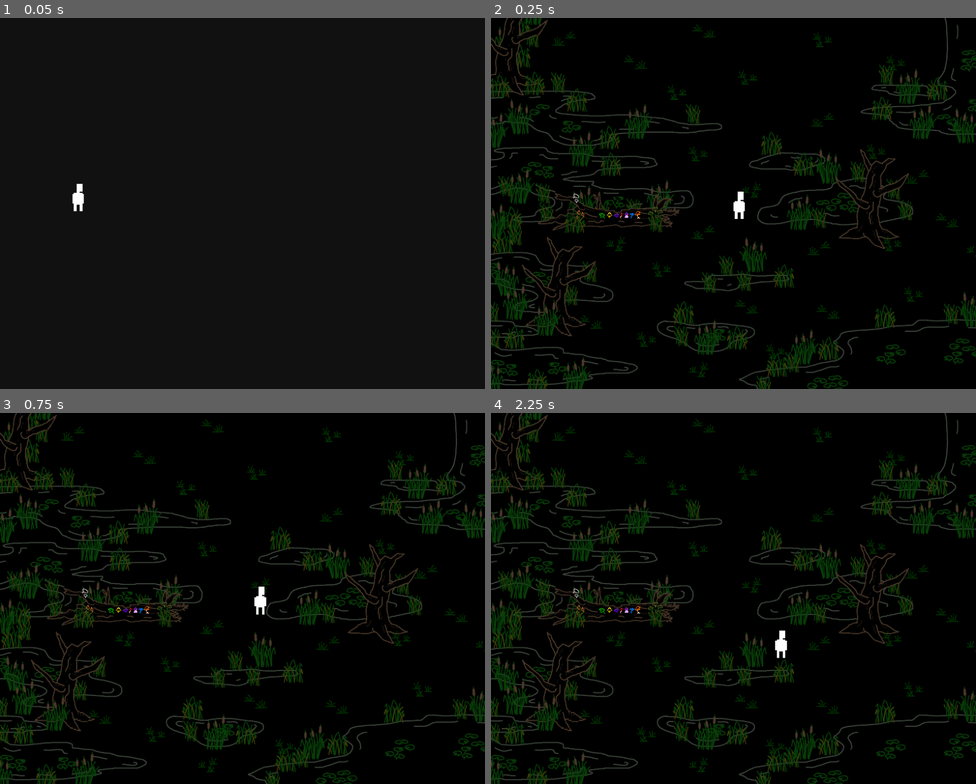
Above: before the commit, frames 1-4 (two rows, left to right).
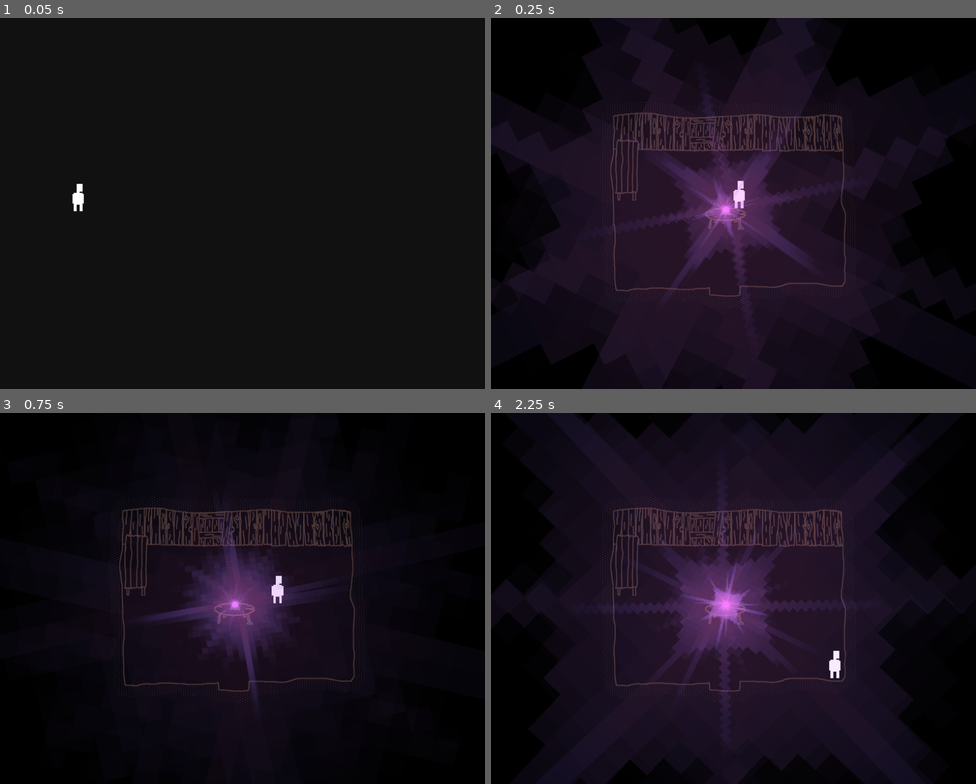
Above: after the commit, the same moments.

Repository: jschnurer/isle-of-lost-souls-godot
Game: Godot game, scene res://src/scenes/splash/splash_screens.tscn
Two runs of this game, one before a commit and one after it. Both use one fixed random seed, a clock stepped at 60 frames per second and the inputs below.
Inputs:
- Up to frame 1 (0.05 s): no input
- Up to frame 2 (0.25 s): no input
- Up to frame 3 (0.75 s): tap Enter (ui_accept) at 0.5 s; hold Right (ui_right) from 0.53 s (still down)
- Up to frame 4 (2.25 s): tap Enter (ui_accept) at 0.77, 1.52 s; release Right (ui_right) at 1.28 s; hold Down (ui_down) 1.28-2.03 s; hold Right (ui_right) from 2.03 s (still down)

Frame 1 is identical in both runs. In frame 2, 56% of the frame differs, in the area x 0-100%, y 0-100%; in frame 3, 31%; in frame 4, 67%.

Commit message:
added hut interior (WIP) and sparkle effects

Diff:
--- a/src/debug.gd
+++ b/src/debug.gd
@@ -25,7 +25,7 @@
 	SignalBus.toggle_player.emit(args)
 
 	var tele_args = TeleportArgs.new()
-	tele_args.to_scene = Enums.Scenes.SWAMP_TOPPLED_LOG
+	tele_args.to_scene = Enums.Scenes.SWAMP_HUT_INTERIOR
 	tele_args.to_location = Vector2(417, 338)
 	SignalBus.transfer_player_to_scene.emit(tele_args)
 
--- a/src/enums/enums.gd
+++ b/src/enums/enums.gd
@@ -321,7 +321,7 @@
 	Scenes.SWAMP_DEAD_TREE: "res://src/scenes/swamp/dead_tree/dead_tree.tscn",
 	Scenes.SWAMP_DRY_TRAIL: "res://src/scenes/swamp/",
 	Scenes.SWAMP_FOREST_ENTRANCE: "res://src/scenes/swamp/near_forest/near_forest.tscn",
-	Scenes.SWAMP_HUT_INTERIOR: "res://src/scenes/swamp/",
+	Scenes.SWAMP_HUT_INTERIOR: "res://src/scenes/swamp/hut_interior/hut_interior.tscn",
 	Scenes.SWAMP_HUT_EXTERIOR: "res://src/scenes/swamp/hut_exterior/hut_exterior.tscn",
 	Scenes.SWAMP_MAMMOTH_SKULL: "res://src/scenes/swamp/muck_skull/muck_skull.tscn",
 	Scenes.SWAMP_MOSQUITO_SPAWN: "res://src/scenes/swamp/mosquito_spawn/mosquito_spawn.tscn",
--- a/src/scenes/objects/sparkle/sparkle.gd
+++ b/src/scenes/objects/sparkle/sparkle.gd
@@ -1,23 +1,34 @@
 @tool
 extends Node2D
 
-enum SparkleVariations { BLUE1, BLUE2 }
+@onready var anim_sprite1: AnimatedSprite2D = $Sprite1
+@onready var anim_sprite2: AnimatedSprite2D = $Sprite2
+@export var rotate_speed: float = 0
+@export var throb_speed: float = 0
+@export var min_opacity: float = .15
+@export var max_opacity: float = .8
+var throb_direction = -1
 
-@onready var anim_sprite: AnimatedSprite2D = $AnimatedSprite2D
+func _process(delta: float):
+	if (rotate_speed != 0):
+		var change = delta * rotate_speed
+		update_rot(anim_sprite1, change)
+		update_rot(anim_sprite2, -change)
+	if (throb_speed != 0):
+		update_throb(delta)
 
-var _variation: SparkleVariations = SparkleVariations.BLUE1
-@export var variation: SparkleVariations:
-	get:
-		return _variation
-	set(value):
-		_variation = value
-		update_anim_sprite()
+func update_rot(node, change_amt):
+	node.rotation_degrees += change_amt
+	if (node.rotation_degrees < -360):
+		node.rotation_degrees += 360
+	elif (node.rotation_degrees > 360):
+		node.rotation_degrees -= 360
 
-func _ready():
-	update_anim_sprite()
+func update_throb(delta: float):
+	var new_mod = clampf(modulate.a + (throb_direction * delta * throb_speed), min_opacity, max_opacity)
+	modulate = Color(modulate.r, modulate.g, modulate.b, new_mod)
 
-func update_anim_sprite():
-	if (_variation == SparkleVariations.BLUE1):
-		anim_sprite.play("blue1")
-	elif (_variation == SparkleVariations.BLUE2):
-		anim_sprite.play("blue2")
+	if (new_mod <= min_opacity):
+		throb_direction *= -1
+	elif (new_mod >= max_opacity):
+		throb_direction *= -1
--- a/src/scenes/objects/sparkle/sparkle.tscn
+++ b/src/scenes/objects/sparkle/sparkle.tscn
@@ -70,15 +70,28 @@
 }],
 "loop": true,
 "name": &"blue2",
-"speed": 5.0
+"speed": 4.0
 }]
 
 [node name="Sparkle" type="Node2D"]
+process_mode = 3
+modulate = Color(1, 1, 1, 0.610182)
 script = ExtResource("1_ycn1w")
+rotate_speed = 60.0
+throb_speed = 0.5
 
-[node name="AnimatedSprite2D" type="AnimatedSprite2D" parent="."]
+[node name="Sprite1" type="AnimatedSprite2D" parent="."]
 process_mode = 3
+rotation = 0.236497
 sprite_frames = SubResource("SpriteFrames_vu8yp")
 animation = &"blue1"
 autoplay = "blue1"
-frame_progress = 0.488715
+frame_progress = 0.793236
+
+[node name="Sprite2" type="AnimatedSprite2D" parent="."]
+process_mode = 3
+rotation = -0.236497
+sprite_frames = SubResource("SpriteFrames_vu8yp")
+animation = &"blue2"
+autoplay = "blue2"
+frame_progress = 0.867214
--- a/src/scenes/swamp/hut_exterior/hut_exterior.tscn
+++ b/src/scenes/swamp/hut_exterior/hut_exterior.tscn
@@ -44,7 +44,7 @@
 metadata/_edit_use_anchors_ = true
 metadata/_edit_lock_ = true
 
-[node name="ToHutExterior" parent="." instance=ExtResource("5_ulp8o")]
+[node name="ToBubblingMuck" parent="." instance=ExtResource("5_ulp8o")]
 position = Vector2(815, 305)
 to_scene = "SWAMP_BUBBLING_MUCK"
 scene_name_valid = true
--- a/src/scenes/swamp/hut_exterior/interactables/hut_door.gd
+++ b/src/scenes/swamp/hut_exterior/interactables/hut_door.gd
@@ -8,4 +8,8 @@
 
 func interact():
 	await Utility.msg("Swamp.Hut_Exterior.Hut_Interact")
-	# TODO: GO INSIDE HUT
+
+	var args = TeleportArgs.new()
+	args.to_scene = Enums.Scenes.SWAMP_HUT_INTERIOR
+	args.to_location = Vector2(396, 443)
+	SignalBus.transfer_player_to_scene.emit(args)
--- /dev/null
+++ b/src/scenes/swamp/hut_interior/hut_interior.tscn
@@ -0,0 +1,152 @@
+[gd_scene load_steps=15 format=3 uid="uid://bcnc5e7cq5hi"]
+
+[ext_resource type="PackedScene" uid="uid://bvkkaqn8jtrg4" path="res://src/scenes/SceneBG.tscn" id="1_wmmeh"]
+[ext_resource type="Texture2D" uid="uid://lg3onsaxqa8u" path="res://art/backgrounds/swamp/Hut Interior.png" id="2_0j0vb"]
+[ext_resource type="Texture2D" uid="uid://ocs0re7n6nms" path="res://art/backgrounds/swamp/Hut Interior Collision.png" id="3_k1ybs"]
+[ext_resource type="PackedScene" uid="uid://3htidhrfkm8j" path="res://src/events/teleporter/Teleporter.tscn" id="4_v7v7m"]
+[ext_resource type="Texture2D" uid="uid://clobw04fsiabh" path="res://art/actors/hut_table2.png" id="5_0rxo4"]
+[ext_resource type="Script" path="res://src/scenes/swamp/hut_interior/interactables/table.gd" id="5_fjk8p"]
+[ext_resource type="Texture2D" uid="uid://d2co7sf8ivuq8" path="res://art/actors/hut_table.png" id="6_ibpsj"]
+[ext_resource type="PackedScene" uid="uid://jq86y8xhq3cm" path="res://src/events/game_event/game_event.tscn" id="6_v1hcq"]
+[ext_resource type="Script" path="res://src/scenes/swamp/hut_interior/interactables/crystal_ball.gd" id="9_aywr0"]
+[ext_resource type="Texture2D" uid="uid://g73xxdyio15d" path="res://art/actors/hut_crystal_ball.png" id="9_n1ox0"]
+[ext_resource type="PackedScene" uid="uid://b4030ratk3mbj" path="res://src/scenes/objects/sparkle/sparkle.tscn" id="10_vjorn"]
+
+[sub_resource type="RectangleShape2D" id="RectangleShape2D_7k4qw"]
+size = Vector2(100, 20)
+
+[sub_resource type="RectangleShape2D" id="RectangleShape2D_8vlt0"]
+size = Vector2(40, 104)
+
+[sub_resource type="RectangleShape2D" id="RectangleShape2D_d7k81"]
+size = Vector2(19, 42)
+
+[node name="HutInterior" type="Node2D"]
+y_sort_enabled = true
+metadata/_edit_lock_ = true
+
+[node name="SceneBG" parent="." instance=ExtResource("1_wmmeh")]
+y_sort_enabled = true
+texture = ExtResource("2_0j0vb")
+scene = 83
+area = 6
+bg_images = Array[Texture2D]([ExtResource("2_0j0vb")])
+collision_image = ExtResource("3_k1ybs")
+hide_collider = true
+metadata/_edit_lock_ = true
+
+[node name="ToHutExterior" parent="." instance=ExtResource("4_v7v7m")]
+position = Vector2(397, 471)
+to_scene = "SWAMP_HUT_EXTERIOR"
+scene_name_valid = true
+event_area = SubResource("RectangleShape2D_7k4qw")
+to_location = Vector2(335, 270)
+metadata/_edit_lock_ = true
+
+[node name="Table" type="Node2D" parent="."]
+position = Vector2(228, 255)
+script = ExtResource("5_fjk8p")
+
+[node name="Sprite2D" type="Sprite2D" parent="Table"]
+texture = ExtResource("5_0rxo4")
+metadata/_edit_lock_ = true
+
+[node name="StaticBody2D" type="StaticBody2D" parent="Table"]
+metadata/_edit_lock_ = true
+
+[node name="CollisionShape2D" type="CollisionShape2D" parent="Table/StaticBody2D"]
+position = Vector2(0, 1)
+shape = SubResource("RectangleShape2D_8vlt0")
+metadata/_edit_lock_ = true
+
+[node name="GameEvent" parent="Table" instance=ExtResource("6_v1hcq")]
+metadata/_edit_lock_ = true
+
+[node name="CollisionShape2D2" type="CollisionShape2D" parent="Table/GameEvent"]
+position = Vector2(0, 1)
+shape = SubResource("RectangleShape2D_8vlt0")
+metadata/_edit_lock_ = true
+
+[node name="RoundTable" type="Node2D" parent="."]
+y_sort_enabled = true
+position = Vector2(395, 337)
+script = ExtResource("5_fjk8p")
+
+[node name="Sprite2D" type="Sprite2D" parent="RoundTable"]
+y_sort_enabled = true
+texture = ExtResource("6_ibpsj")
+
+[node name="StaticBody2D" type="StaticBody2D" parent="RoundTable"]
+y_sort_enabled = true
+
+[node name="CollisionPolygon2D" type="CollisionPolygon2D" parent="RoundTable/StaticBody2D"]
+y_sort_enabled = true
+polygon = PackedVector2Array(-36, -9, -34, 17, -20, 20, 0, 22, 19, 21, 34, 17, 35, -9, 24, -14, -27, -14)
+
+[node name="GameEvent" parent="RoundTable" instance=ExtResource("6_v1hcq")]
+y_sort_enabled = true
+position = Vector2(-395, -337)
+
+[node name="CollisionPolygon2D2" type="CollisionPolygon2D" parent="RoundTable/GameEvent"]
+y_sort_enabled = true
+position = Vector2(395, 337)
+polygon = PackedVector2Array(-36, -9, -34, 17, -20, 20, 0, 22, 19, 21, 34, 17, 35, -9, 24, -14, -27, -14)
+
+[node name="Crystal Ball" type="Node2D" parent="."]
+y_sort_enabled = true
+position = Vector2(395, 349)
+script = ExtResource("9_aywr0")
+
+[node name="Sprite2D" type="Sprite2D" parent="Crystal Ball"]
+y_sort_enabled = true
+texture = ExtResource("9_n1ox0")
+offset = Vector2(0, -24.55)
+
+[node name="Sparkle" parent="Crystal Ball" instance=ExtResource("10_vjorn")]
+modulate = Color(1, 0.490196, 1, 0.523639)
+z_index = 1
+position = Vector2(0, -26.47)
+rotate_speed = 175.0
+throb_speed = 0.12
+min_opacity = 0.4
+
+[node name="Sparkle4" parent="Crystal Ball" instance=ExtResource("10_vjorn")]
+modulate = Color(1, 0.490196, 1, 0.266725)
+z_index = 1
+position = Vector2(0, -26.47)
+rotation = 1.309
+scale = Vector2(3, 3)
+rotate_speed = -125.0
+throb_speed = 0.25
+min_opacity = 0.1
+max_opacity = 0.5
+
+[node name="Sparkle2" parent="Crystal Ball" instance=ExtResource("10_vjorn")]
+modulate = Color(1, 0.490196, 1, 0.157015)
+z_index = 1
+position = Vector2(0, -26.47)
+rotation = -2.53073
+scale = Vector2(10, 10)
+rotate_speed = -95.0
+throb_speed = 0.3
+min_opacity = 0.1
+max_opacity = 0.2
+
+[node name="Sparkle3" parent="Crystal Ball" instance=ExtResource("10_vjorn")]
+modulate = Color(1, 0.490196, 1, 0.0862384)
+z_index = 1
+position = Vector2(0, -26.47)
+scale = Vector2(40, 40)
+rotate_speed = 100.0
+throb_speed = 0.05
+min_opacity = 0.05
+max_opacity = 0.1
+
+[node name="GameEvent" parent="Crystal Ball" instance=ExtResource("6_v1hcq")]
+visible = false
+
+[node name="CollisionShape2D" parent="Crystal Ball/GameEvent" index="0"]
+position = Vector2(0.5, -11)
+shape = SubResource("RectangleShape2D_d7k81")
+
+[editable path="Crystal Ball/GameEvent"]
--- /dev/null
+++ b/src/scenes/swamp/hut_interior/interactables/crystal_ball.gd
@@ -0,0 +1,7 @@
+extends BaseEvent
+
+func investigate():
+	Utility.msg("Swamp.Hut_Interior.Crystal_Ball_Look")
+
+func take():
+	Utility.msg("Swamp.Hut_Interior.Take_No_Permission")
--- /dev/null
+++ b/src/scenes/swamp/hut_interior/interactables/table.gd
@@ -0,0 +1,4 @@
+extends BaseEvent
+
+func investigate():
+	Utility.msg("Swamp.Hut_Interior.Table_Look")
--- a/src/scenes/swamp/standing_water/standing_water.tscn
+++ b/src/scenes/swamp/standing_water/standing_water.tscn
@@ -656,6 +656,7 @@
 shape = SubResource("RectangleShape2D_ulv4q")
 
 [node name="Sparkle" parent="." instance=ExtResource("18_3b6ea")]
+modulate = Color(1, 1, 1, 0.347323)
 position = Vector2(637, 220)
 
 [editable path="Puffball/GameEvent"]
--- a/src/text/game_script.json
+++ b/src/text/game_script.json
@@ -186,7 +186,7 @@
 		"Shared": {
 			"Tree_Look": "It's a sickly looking, dead tree. It's covered in fungus and slick with rot.",
 			"Tree_Take": "Carrying a rot-slicked tree seems problematic. And you have no way of felling it anyway.",
-			"Cattail_Look": "It's a cattail. They look more like corn dogs than cat tails to you, though.",
+			"Cattail_Look": "They're cattails. They look more like corn dogs than cat tails to you, though.",
 			"Cattail_Take": "You can't imagine a use for them so you decide to leave them alone."
 		},
 		"Toppled_Tree": {
@@ -257,7 +257,13 @@
 			"Totem_Look": "Each of these totems is a stick between two and three feet long driven into the mushy ground. They all have dreamcatchers or runic talismans hanging from them. Some even have skulls on them...",
 			"Totem_Take": "That might be a really, REALLY bad idea. You're not sure why you feel so, but you decide to leave it for now.",
 			"Totem_Interact": "You're not sure why, but you know that you don't have the means to interact with these. Strange...",
-		}
+		},
+		"Hut_Interior": {
+			"Take_No_Permission": "You probably shouldn't try to take anything without permission. It could be hazardous to your health.",
+			"Table_Look": "The table was clearly made by an amateur with a severe lack of proper tools or materials. It's terribly uneven and has a bit of swamp mud packed underneath one of the legs to try to level it out.",
+			"Shelves_Look": "The shelves are crudely made. They're a little crooked and the wood is roughly hewn. You can see axe-marks scored into the wood. They hold countless, random small objects.",
+			"Crystal_Ball_Look": "It's a crystal ball emitting scintillating purple light. There's a thick crack that nearly bisects it. You can only glance at it for a moment before having to avert your gaze or shield your eyes. You have no idea how the woman can stand to stare at it like that!",
+		},
 	},
 	"Game_Overs": {
 		"Fish": {
Binary file added: art/actors/hut_crystal_ball.png
Not shown, added: art/actors/hut_crystal_ball.png.import
Binary file added: art/actors/hut_shelf.png
Not shown, added: art/actors/hut_shelf.png.import
Binary file added: art/actors/hut_table.png
Not shown, added: art/actors/hut_table.png.import
Binary file added: art/actors/hut_table2.png
Not shown, added: art/actors/hut_table2.png.import
Binary file added: art/backgrounds/swamp/Hut Interior Collision.png
Not shown, added: art/backgrounds/swamp/Hut Interior Collision.png.import
Binary file added: art/backgrounds/swamp/Hut Interior.png
Not shown, added: art/backgrounds/swamp/Hut Interior.png.import
(and 1 more such lines)
